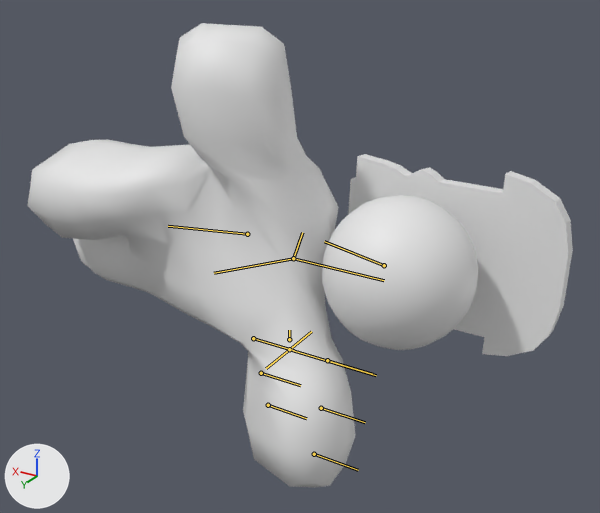
The FBX model UnityIntermediate/Assets/Models/Player.fbx, before and after one commit.
Rendered twice from a 50 mm lens placed at (-1.236, 1.996, 1.297), pointed at (-0.025, -0.022, 0.288). Every picture has the same lights, and +X, +Y and +Z are marked at lower left. Both versions are drawn at frame 70 of the action 'Default Take'; the numbers are the values there. The bones that bend it are drawn over the model as lines.

In view in the first picture: 'Player'.
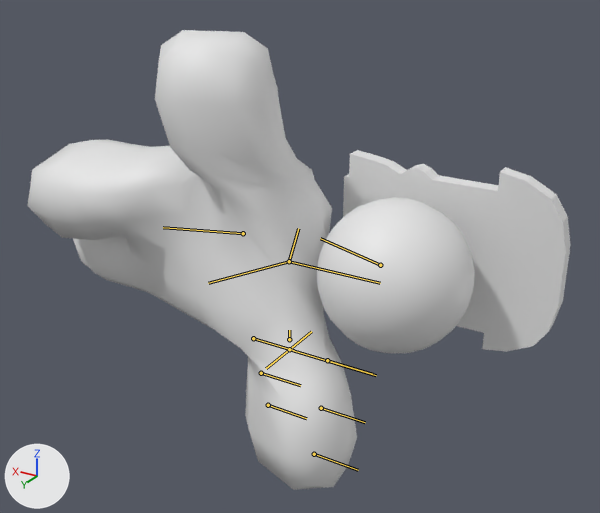
Patch to the scene script:
```diff
--- a/UnityIntermediate/Assets/Models/Player.fbx.py
+++ b/UnityIntermediate/Assets/Models/Player.fbx.py
@@ bone_bone @@
 bone_bone = bpy.data.objects['Armature'].pose.bones['Bone']  # child of 'Armature'
-bone_bone.rotation_quaternion = (0.999, 0.0, -0.043, 0.0)  # degrees (0, -5, 0)
+bone_bone.rotation_quaternion = (1.0, 0.0, 0.0, 0.0)  # degrees (0, 0, 0)
```

Where the change shows, as pixel boxes (x1, y1, x2, y2) in the pictures (600 x 513 px):
'Player', posed
    before: (27, 23, 573, 488)
    after: (27, 30, 571, 490)
